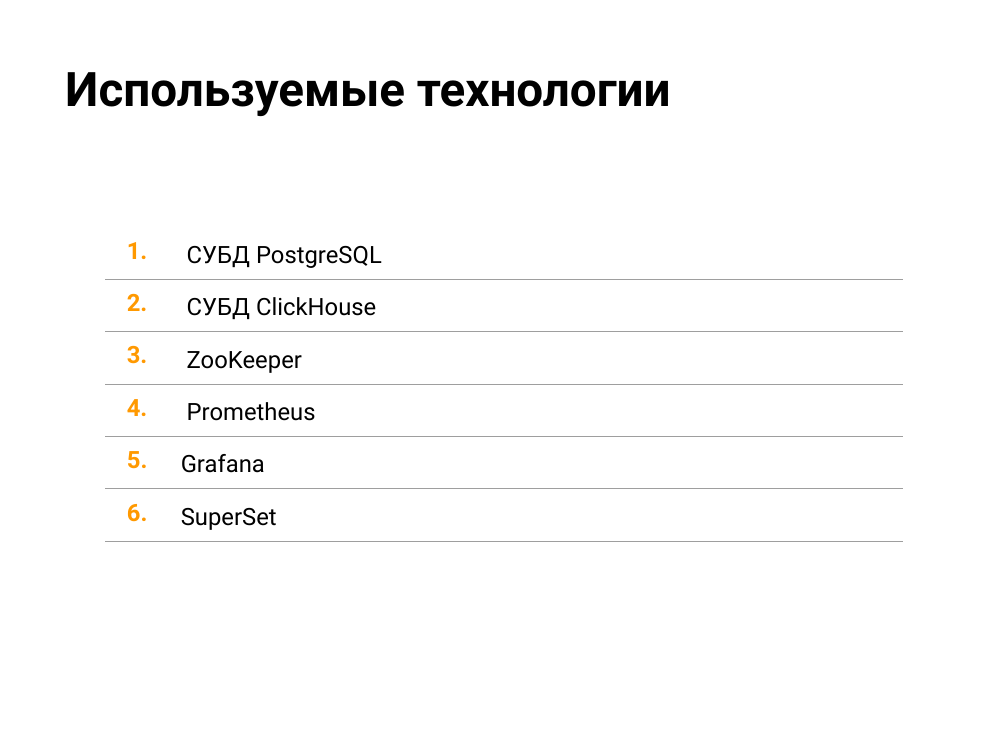
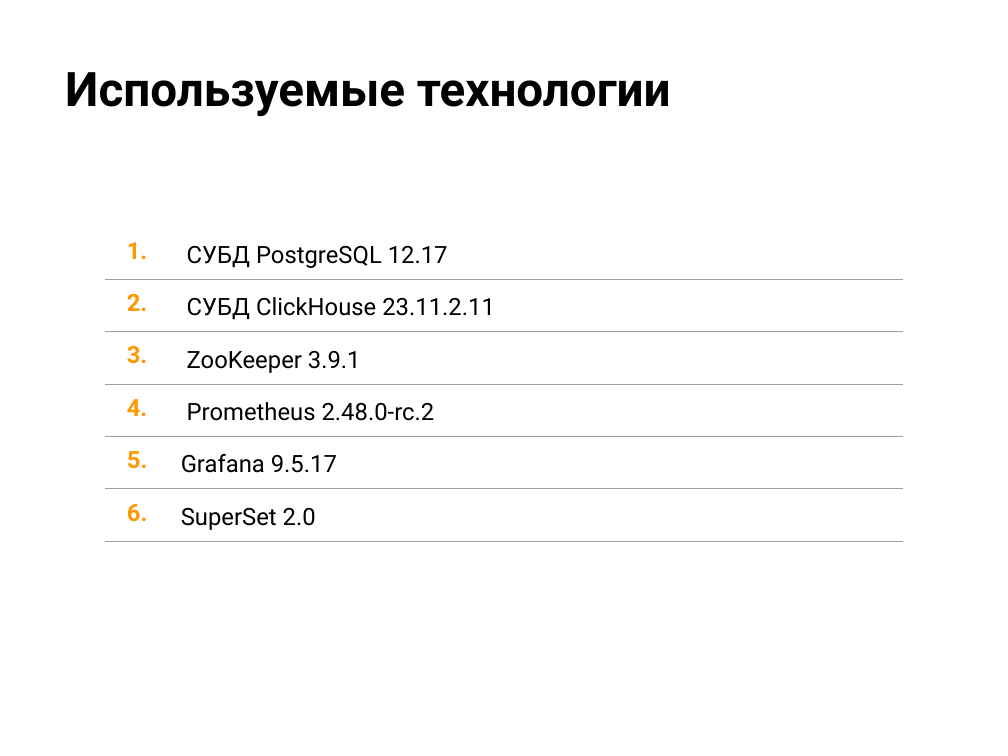
Before and after one commit to anton20044/ClickHouse_Final_Project, a slide deck: slide 7 of Презентация.pptx. Drawn at 1008x756 pixels with LibreOffice and Linux fonts; fonts in the diff are those of the drawing; background and template pictures are left out. Boxes give left, top, right and bottom in pixels: in the first picture for what was removed or moved away, otherwise in the second. Text is boxed around its words. In the diff, an @@ line names an element or a change of style, - is before the commit and + after.

```diff
--- a/Презентация.pptx
+++ b/Презентация.pptx
@@ table at [105, 227, 903, 534] @@
-row 1, column 2: СУБД PostgreSQL
+row 1, column 2: СУБД PostgreSQL 12.17
-row 2, column 2: СУБД ClickHouse
+row 2, column 2: СУБД ClickHouse 23.11.2.11
-row 3, column 2: ZooKeeper
+row 3, column 2: ZooKeeper 3.9.1
-row 4, column 2: Prometheus
+row 4, column 2: Prometheus 2.48.0-rc.2
-row 5, column 2: Grafana
+row 5, column 2: Grafana 9.5.17
-row 6, column 2: SuperSet
+row 6, column 2: SuperSet 2.0
```
Also in this commit, not shown: 2 other slides changed.
